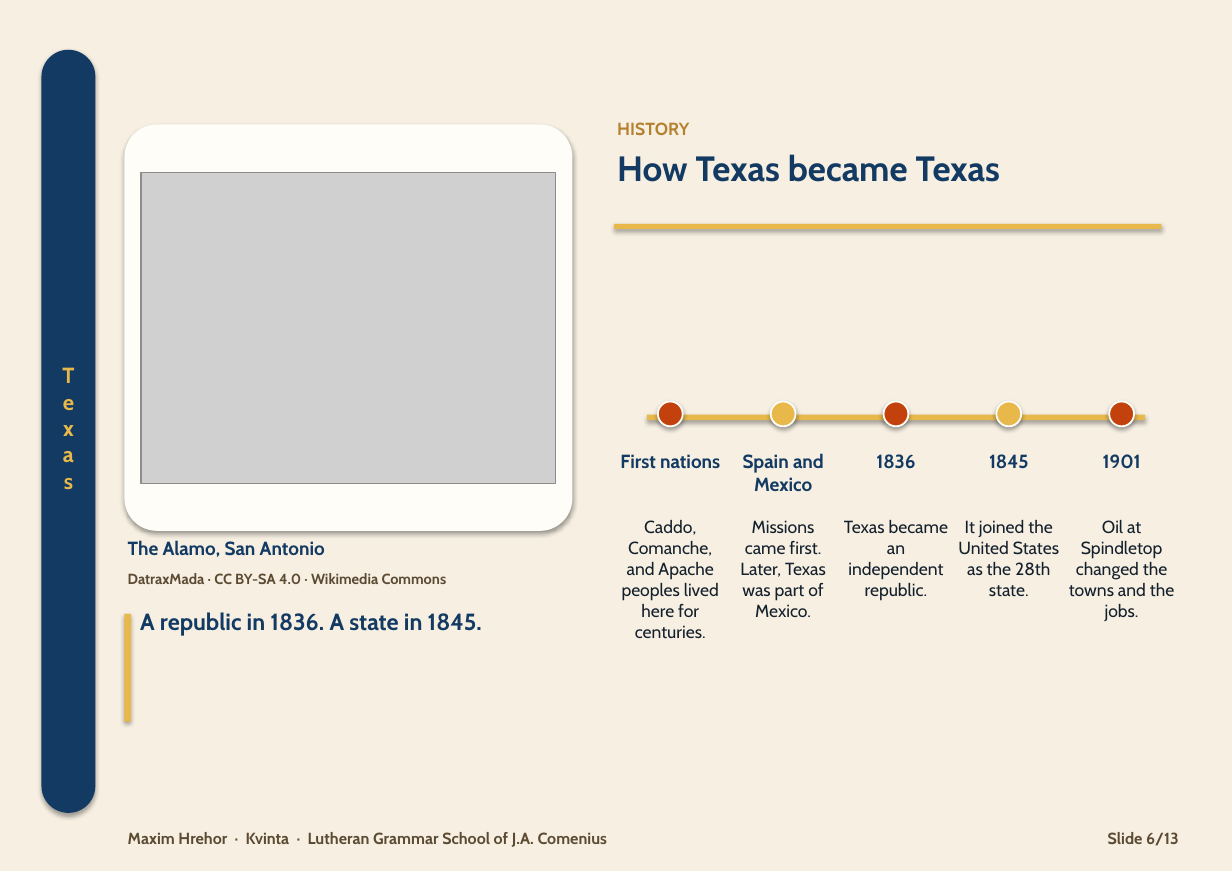
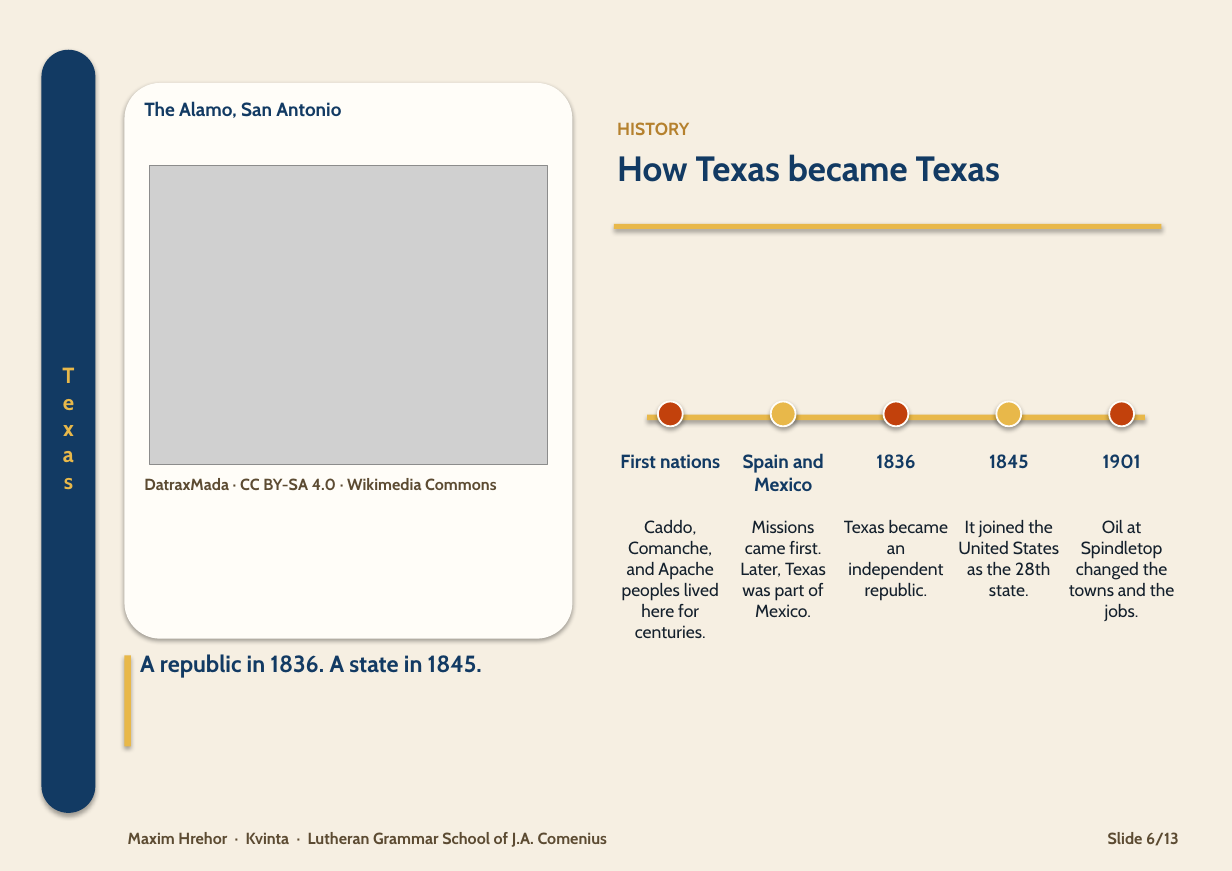
Before and after one commit to HenrichHrehor/Visualia, a slide deck: slide 6 of export/texas/ver2.pptx. Drawn at 1232x871 pixels with LibreOffice and Linux fonts; fonts in the diff are those of the drawing; grey boxes stand for pictures. Boxes give left, top, right and bottom in pixels: in the first picture for what was removed or moved away, otherwise in the second. Text is boxed around its words. In the diff, an @@ line names an element or a change of style, - is before the commit and + after.

```diff
--- a/export/texas/ver2.pptx
+++ b/export/texas/ver2.pptx
@@ rounded rectangle: place and size @@
-rounded rectangle at (124, 124, 572, 531)
+rounded rectangle at (124, 83, 572, 640)
@@ text "The Alamo, San Antonio": place and size @@
-text "The Alamo, San Antonio" at (128, 540, 325, 557)
+text "The Alamo, San Antonio" at (144, 101, 341, 118)
@@ picture: place and size @@
-picture at (141, 172, 556, 483)
+picture at (150, 165, 548, 464)
@@ text "DatraxMada · CC BY-SA 4.0 ...": place and size @@
-text "DatraxMada · CC BY-SA 4.0 ..." at (128, 573, 447, 584)
+text "DatraxMada · CC BY-SA 4.0 ..." at (144, 478, 496, 490)
@@ text "DatraxMada · CC BY-SA 4.0 ..." at (144, 478, 496, 490): size 10 to 11 pt @@
@@ rectangle: place and size @@
-rectangle at (124, 614, 131, 722)
+rectangle at (124, 656, 131, 747)
@@ text "A republic in 1836. A ...": place and size @@
-text "A republic in 1836. A ..." at (140, 612, 482, 636)
+text "A republic in 1836. A ..." at (140, 654, 482, 677)
```
Also in this commit, not shown: 12 other slides changed, 24 other files.
